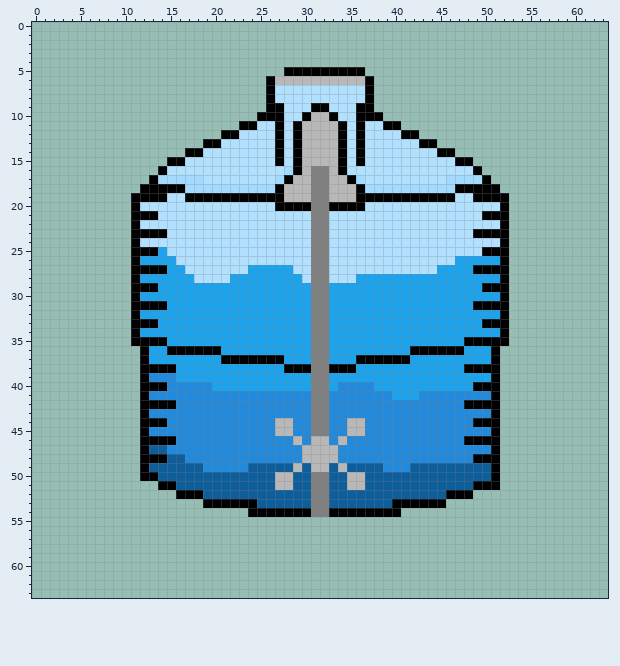
Two states of a pixel-art sprite, SEPRKroy/core/assets/refill.png. Above: the version before the commit.
The file is 64x64 pixels.
Now the later version:
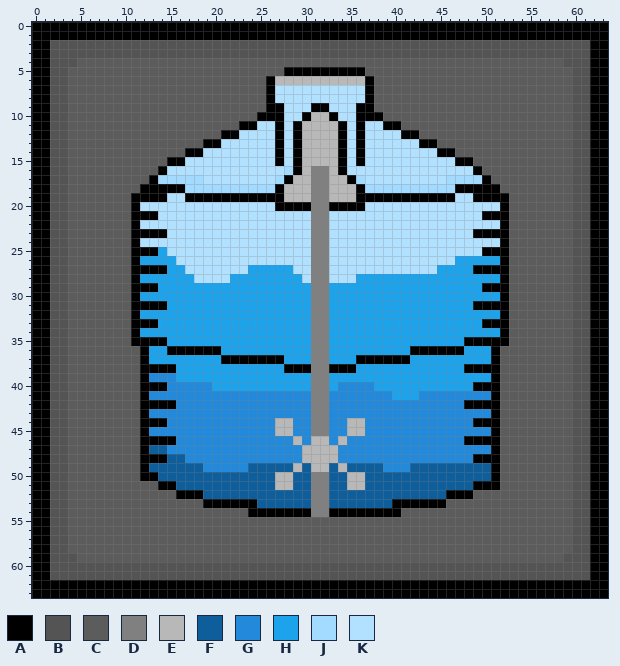
Palette (. is transparent): A #000000  B #545454  C #5c5c5c  D #808080  E #b8b8b8  F #0f5e9c  G #2389da  H #1ca3ec  J #a3daff  K #b2e0ff
Change:
Changed rows in their new state; - is an unchanged pixel.
first column x 0:
 0 AAAAAAAAAAAAAAAAAAAAAAAAAAAAAAAAAAAAAAAAAAAAAAAAAAAAAAAAAAAAAAAA
 1 AAAAAAAAAAAAAAAAAAAAAAAAAAAAAAAAAAAAAAAAAAAAAAAAAAAAAAAAAAAAAAAA
 2 AABBBBBBBBBBBBBBBBBBBBBBBBBBBBBBBBBBBBBBBBBBBBBBBBBBBBBBBBBBBBAA
 3 AABBBBBBBBBBBBBBBBBBBBBBBBBBBBBBBBBBBBBBBBBBBBBBBBBBBBBBBBBBBBAA
 4 AABBBCCCCCCCCCCCCCCCCCCCCCCCCCCCCCCCCCCCCCCCCCCCCCCCCCCCCCCBBBAA
 5 AABBCCCCCCCCCCCCCCCCCCCCCCCC---------CCCCCCCCCCCCCCCCCCCCCCCBBAA
 6 AABBCCCCCCCCCCCCCCCCCCCCCC------------CCCCCCCCCCCCCCCCCCCCCCBBAA
 7 AABBCCCCCCCCCCCCCCCCCCCCCC------------CCCCCCCCCCCCCCCCCCCCCCBBAA
 8 AABBCCCCCCCCCCCCCCCCCCCCCC------------CCCCCCCCCCCCCCCCCCCCCCBBAA
 9 AABBCCCCCCCCCCCCCCCCCCCCCC------------CCCCCCCCCCCCCCCCCCCCCCBBAA
10 AABBCCCCCCCCCCCCCCCCCCCCC--------------CCCCCCCCCCCCCCCCCCCCCBBAA
11 AABBCCCCCCCCCCCCCCCCCCC------------------CCCCCCCCCCCCCCCCCCCBBAA
12 AABBCCCCCCCCCCCCCCCCC----------------------CCCCCCCCCCCCCCCCCBBAA
13 AABBCCCCCCCCCCCCCCC--------------------------CCCCCCCCCCCCCCCBBAA
14 AABBCCCCCCCCCCCCC------------------------------CCCCCCCCCCCCCBBAA
15 AABBCCCCCCCCCCC----------------------------------CCCCCCCCCCCBBAA
16 AABBCCCCCCCCCC------------------------------------CCCCCCCCCCBBAA
17 AABBCCCCCCCCC--------------------------------------CCCCCCCCCBBAA
18 AABBCCCCCCCC----------------------------------------CCCCCCCCBBAA
19 AABBCCCCCCC------------------------------------------CCCCCCCBBAA
20 AABBCCCCCCC------------------------------------------CCCCCCCBBAA
21 AABBCCCCCCC------------------------------------------CCCCCCCBBAA
22 AABBCCCCCCC------------------------------------------CCCCCCCBBAA
23 AABBCCCCCCC------------------------------------------CCCCCCCBBAA
24 AABBCCCCCCC------------------------------------------CCCCCCCBBAA
25 AABBCCCCCCC------------------------------------------CCCCCCCBBAA
26 AABBCCCCCCC------------------------------------------CCCCCCCBBAA
27 AABBCCCCCCC------------------------------------------CCCCCCCBBAA
28 AABBCCCCCCC------------------------------------------CCCCCCCBBAA
29 AABBCCCCCCC------------------------------------------CCCCCCCBBAA
30 AABBCCCCCCC------------------------------------------CCCCCCCBBAA
31 AABBCCCCCCC------------------------------------------CCCCCCCBBAA
32 AABBCCCCCCC------------------------------------------CCCCCCCBBAA
33 AABBCCCCCCC------------------------------------------CCCCCCCBBAA
34 AABBCCCCCCC------------------------------------------CCCCCCCBBAA
35 AABBCCCCCCC------------------------------------------CCCCCCCBBAA
36 AABBCCCCCCCC----------------------------------------CCCCCCCCBBAA
37 AABBCCCCCCCC----------------------------------------CCCCCCCCBBAA
38 AABBCCCCCCCC----------------------------------------CCCCCCCCBBAA
39 AABBCCCCCCCC----------------------------------------CCCCCCCCBBAA
40 AABBCCCCCCCC----------------------------------------CCCCCCCCBBAA
41 AABBCCCCCCCC----------------------------------------CCCCCCCCBBAA
42 AABBCCCCCCCC----------------------------------------CCCCCCCCBBAA
43 AABBCCCCCCCC----------------------------------------CCCCCCCCBBAA
44 AABBCCCCCCCC----------------------------------------CCCCCCCCBBAA
45 AABBCCCCCCCC----------------------------------------CCCCCCCCBBAA
46 AABBCCCCCCCC----------------------------------------CCCCCCCCBBAA
47 AABBCCCCCCCC----------------------------------------CCCCCCCCBBAA
48 AABBCCCCCCCC----------------------------------------CCCCCCCCBBAA
49 AABBCCCCCCCC----------------------------------------CCCCCCCCBBAA
50 AABBCCCCCCCC----------------------------------------CCCCCCCCBBAA
51 AABBCCCCCCCCCC--------------------------------------CCCCCCCCBBAA
52 AABBCCCCCCCCCCCC---------------------------------CCCCCCCCCCCBBAA
53 AABBCCCCCCCCCCCCCCC---------------------------CCCCCCCCCCCCCCBBAA
54 AABBCCCCCCCCCCCCCCCCCCCC-----------------CCCCCCCCCCCCCCCCCCCBBAA
55 AABBCCCCCCCCCCCCCCCCCCCCCCCCCCCCCCCCCCCCCCCCCCCCCCCCCCCCCCCCBBAA
56 AABBCCCCCCCCCCCCCCCCCCCCCCCCCCCCCCCCCCCCCCCCCCCCCCCCCCCCCCCCBBAA
57 AABBCCCCCCCCCCCCCCCCCCCCCCCCCCCCCCCCCCCCCCCCCCCCCCCCCCCCCCCCBBAA
58 AABBCCCCCCCCCCCCCCCCCCCCCCCCCCCCCCCCCCCCCCCCCCCCCCCCCCCCCCCCBBAA
59 AABBBCCCCCCCCCCCCCCCCCCCCCCCCCCCCCCCCCCCCCCCCCCCCCCCCCCCCCCBBBAA
60 AABBBBBBBBBBBBBBBBBBBBBBBBBBBBBBBBBBBBBBBBBBBBBBBBBBBBBBBBBBBBAA
61 AABBBBBBBBBBBBBBBBBBBBBBBBBBBBBBBBBBBBBBBBBBBBBBBBBBBBBBBBBBBBAA
62 AAAAAAAAAAAAAAAAAAAAAAAAAAAAAAAAAAAAAAAAAAAAAAAAAAAAAAAAAAAAAAAA
63 AAAAAAAAAAAAAAAAAAAAAAAAAAAAAAAAAAAAAAAAAAAAAAAAAAAAAAAAAAAAAAAA
